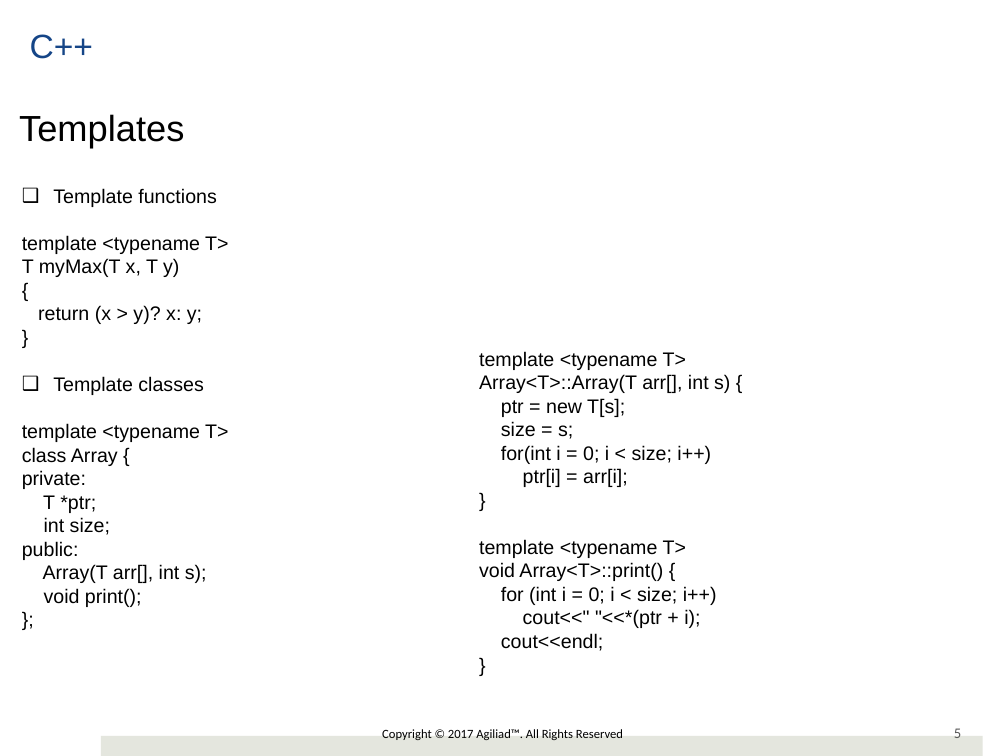
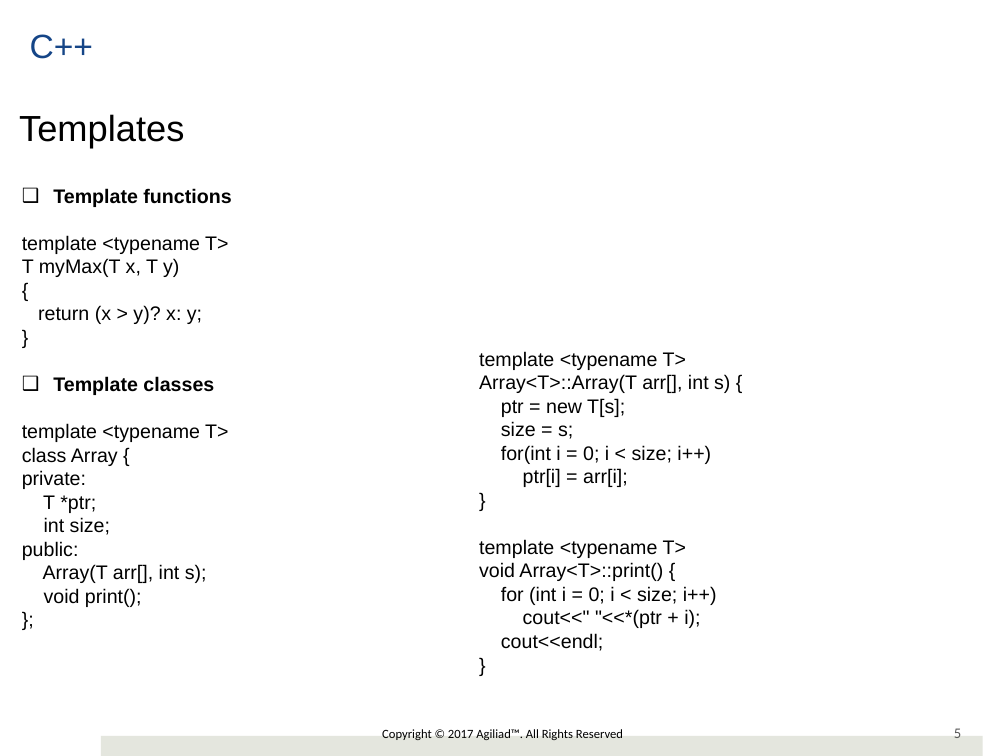
Before and after one commit to girishlande/CPlusPlus, a slide deck: slide 5 of cplusplus.pptx. Drawn at 1008x756 pixels with LibreOffice and Linux fonts; fonts in the diff are those of the drawing; background and template pictures are left out. Boxes give left, top, right and bottom in pixels: in the first picture for what was removed or moved away, otherwise in the second. Text is boxed around its words. In the diff, an @@ line names an element or a change of style, - is before the commit and + after.

```diff
--- a/cplusplus.pptx
+++ b/cplusplus.pptx
@@ text at <box>53,188,231,395</box>: bold on in "Template functions", "Template classes" @@
```
Also in this commit, not shown: 2 other slides changed, 6 slides added, 4 other files.
